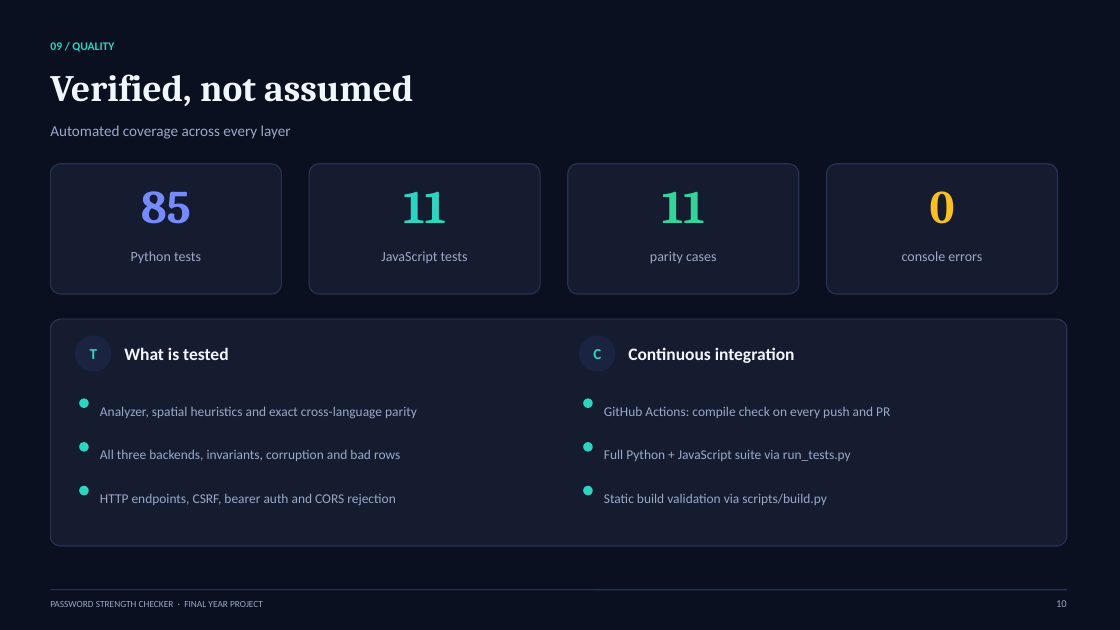
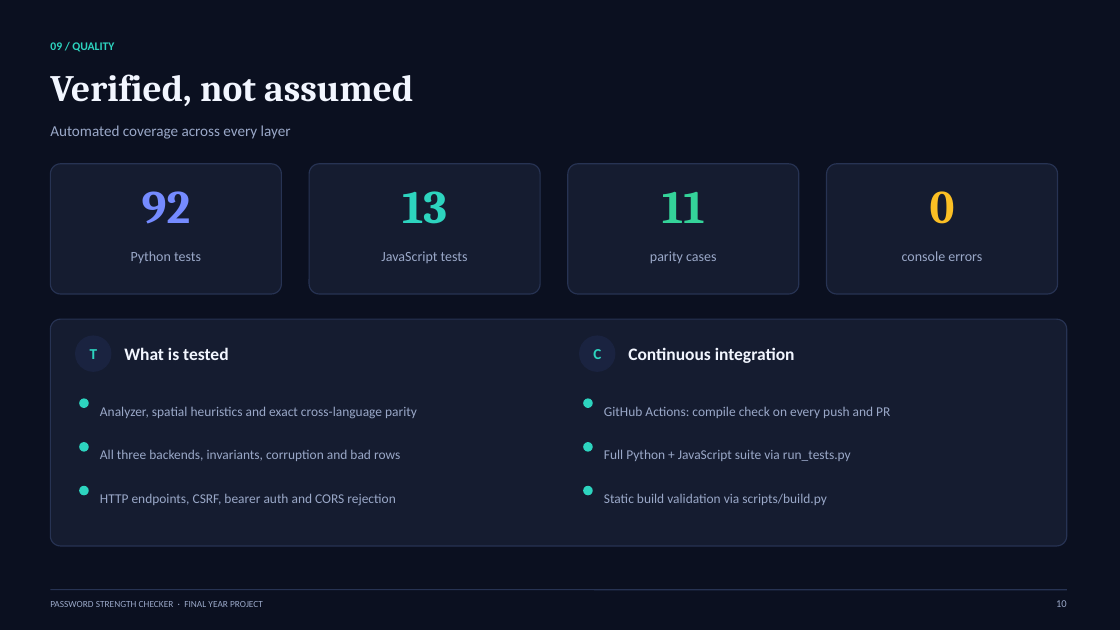
Before and after one commit to CHERRY-TEC/password-strength-checker, a slide deck: slide 10 of PasswordStrengthChecker_Presentation.pptx. Drawn at 1120x630 pixels with LibreOffice and Linux fonts; fonts in the diff are those of the drawing. Boxes give left, top, right and bottom in pixels: in the first picture for what was removed or moved away, otherwise in the second. Text is boxed around its words. In the diff, an @@ line names an element or a change of style, - is before the commit and + after.

```diff
--- a/PasswordStrengthChecker_Presentation.pptx
+++ b/PasswordStrengthChecker_Presentation.pptx
@@ text at (142, 191, 191, 224): text changed @@
-85
+92
@@ text at (402, 191, 447, 224): text changed @@
-11
+13
```
Also in this commit, not shown: 1 other slide changed, 1 slide added, 16 other files.
